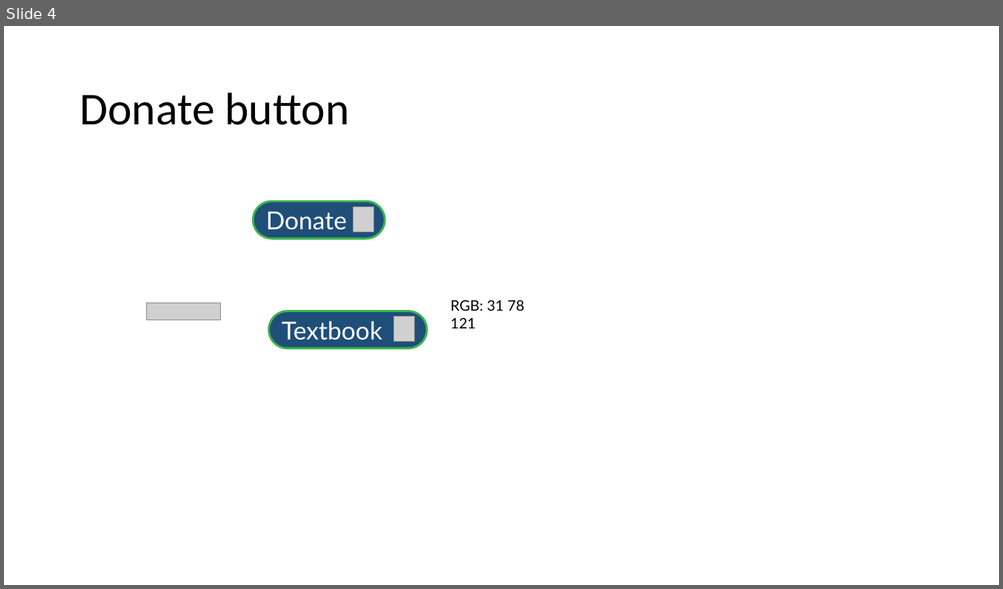
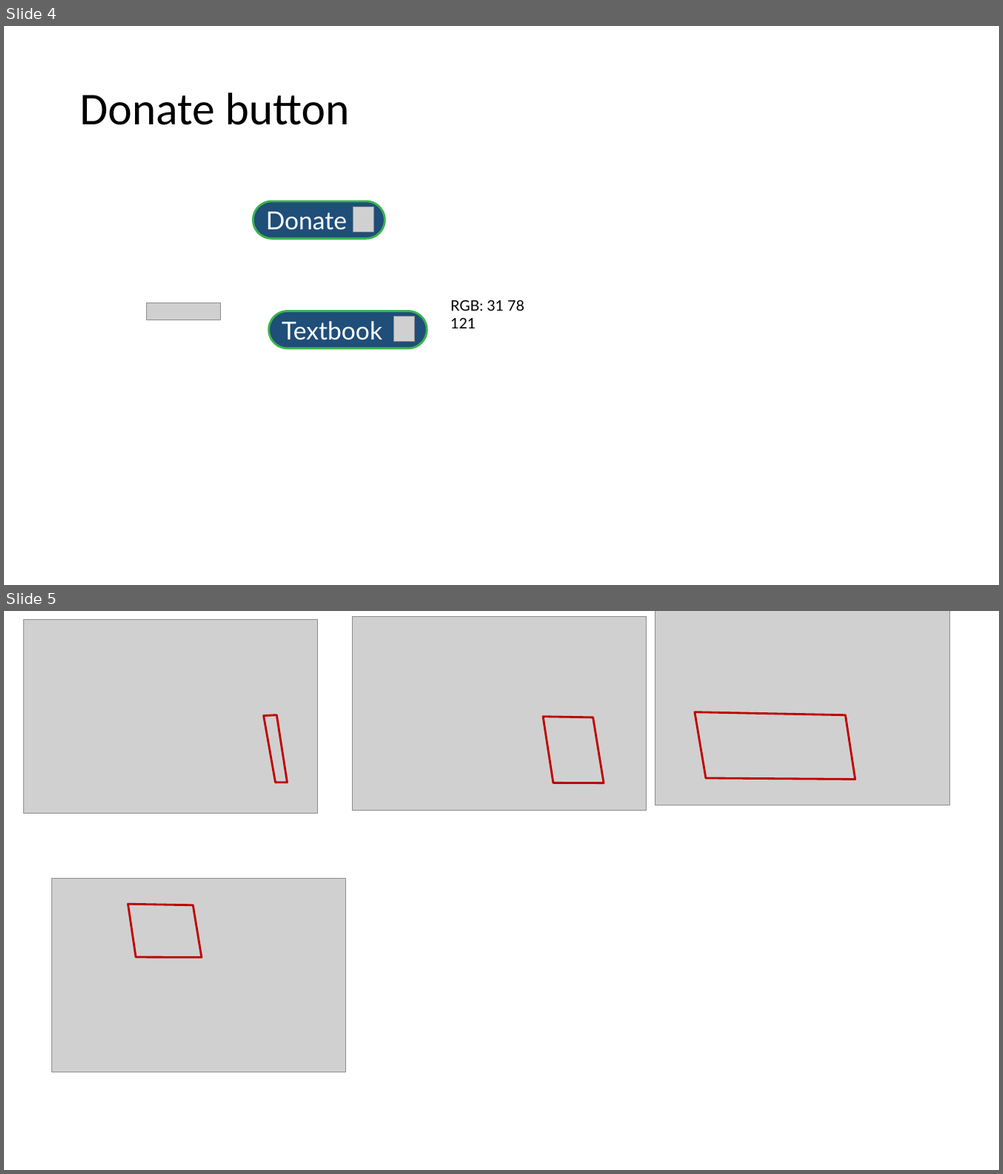
Before and after one commit to AguaClara/Textbook, a slide deck: Images/Donate.pptx. Shown one above the other, each under a label of ours: slide 4 before the commit, slides 4 and 5 after it. The pictures are 1003x589 and 1003x1174 pixels, drawn with LibreOffice and Linux fonts; fonts in the diff are those of the drawing; grey boxes stand for pictures. Boxes give left, top, right and bottom in pixels: in the first picture for what was removed or moved away, otherwise in the second. Text is boxed around its words. In the diff, an @@ line names an element or a change of style, - is before the commit and + after.

```diff
--- a/Images/Donate.pptx
+++ b/Images/Donate.pptx
@@ slide 5 added at [4,611,999,1170], background #FFFFFF @@
@@ picture added at [23,619,317,813] @@
@@ picture added at [352,616,646,810] @@
@@ picture added at [655,611,949,805] @@
@@ freeform shape added at [264,715,287,783], outline #C00000 2 pt @@
@@ freeform shape added at [543,717,603,783], outline #C00000 2 pt @@
@@ freeform shape added at [695,712,855,780], outline #C00000 2 pt @@
@@ picture added at [52,879,346,1073] @@
@@ freeform shape added at [128,904,202,958], outline #C00000 2 pt @@
```
Also in this commit, not shown: 3 slides removed, 12 other files.
